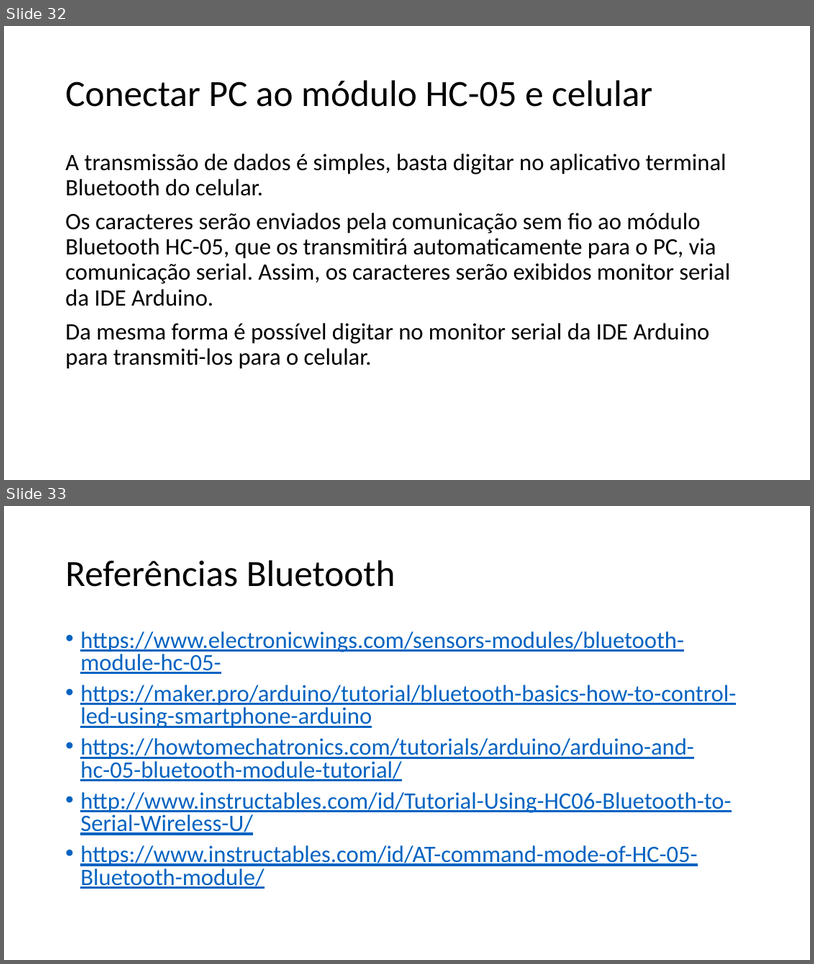
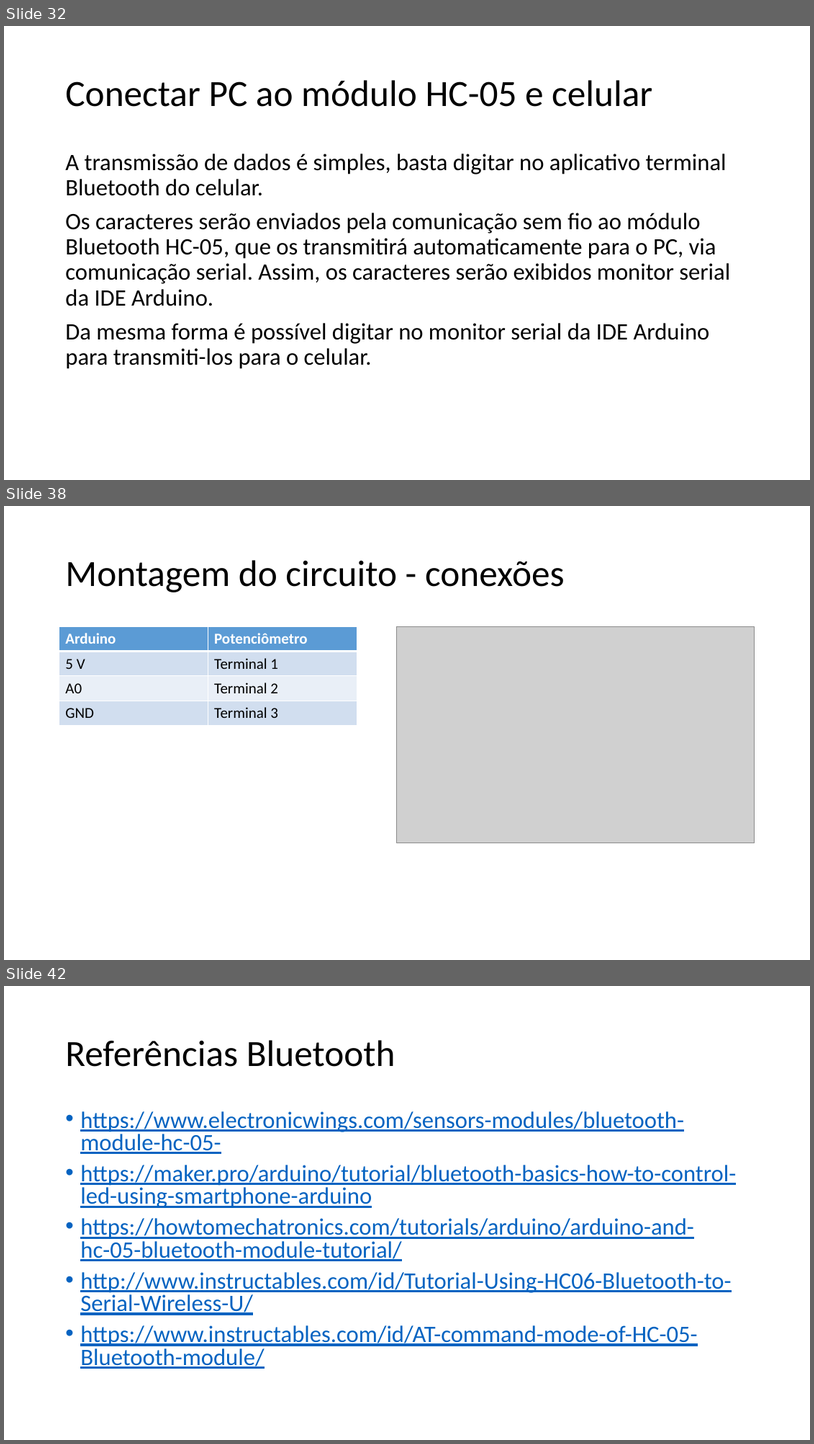
Before and after one commit to salmo-jr/public-slides, a slide deck: arduino-bluetooth.pptx. Shown one above the other, each under a label of ours: slides 32 and 33 before the commit, slides 32, 38 and 42 after it; the slides between them are not shown. The pictures are 814x964 and 814x1444 pixels, drawn with LibreOffice and Linux fonts; fonts in the diff are those of the drawing; grey boxes stand for pictures. Boxes give left, top, right and bottom in pixels: in the first picture for what was removed or moved away, otherwise in the second. Text is boxed around its words. In the diff, an @@ line names an element or a change of style, - is before the commit and + after.

Commit message:
inserção de slides de experimento com potenciômetro e referências para o sensor de temperatura LM35

```diff
--- a/arduino-bluetooth.pptx
+++ b/arduino-bluetooth.pptx
@@ slide 38 added at box(4, 506, 810, 960), background #FFFFFF @@
@@ title added at box(65, 560, 565, 592), 44 pt, text #000000 @@
+Montagem do circuito - conexões
@@ table added at box(59, 627, 358, 726), 4 rows, 2 columns @@
+Arduino | Potenciômetro
+5 V | Terminal 1
+A0 | Terminal 2
+GND | Terminal 3
@@ picture added at box(397, 627, 756, 843) @@
@@ what was slide 33 is now slide 42 @@
```
Also in this commit, not shown: 1 slide changed, 8 other slides added, 1 other file.
